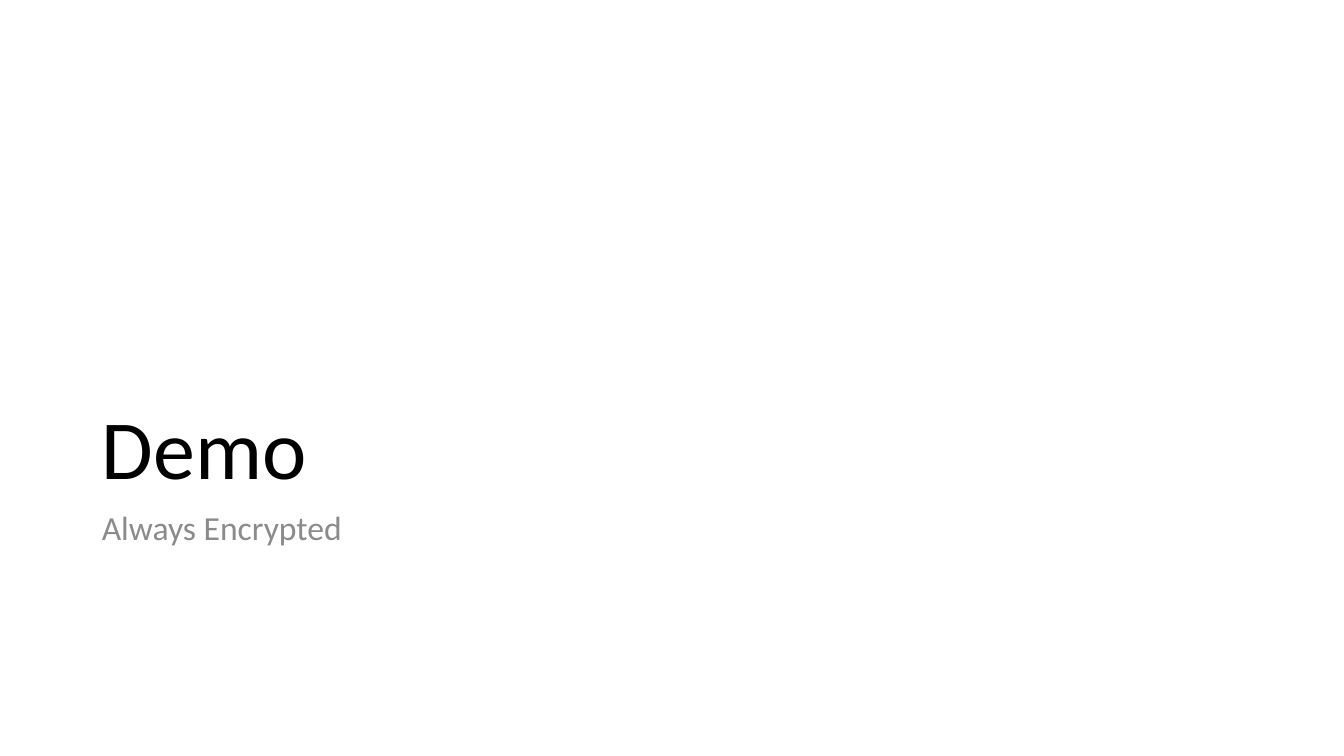
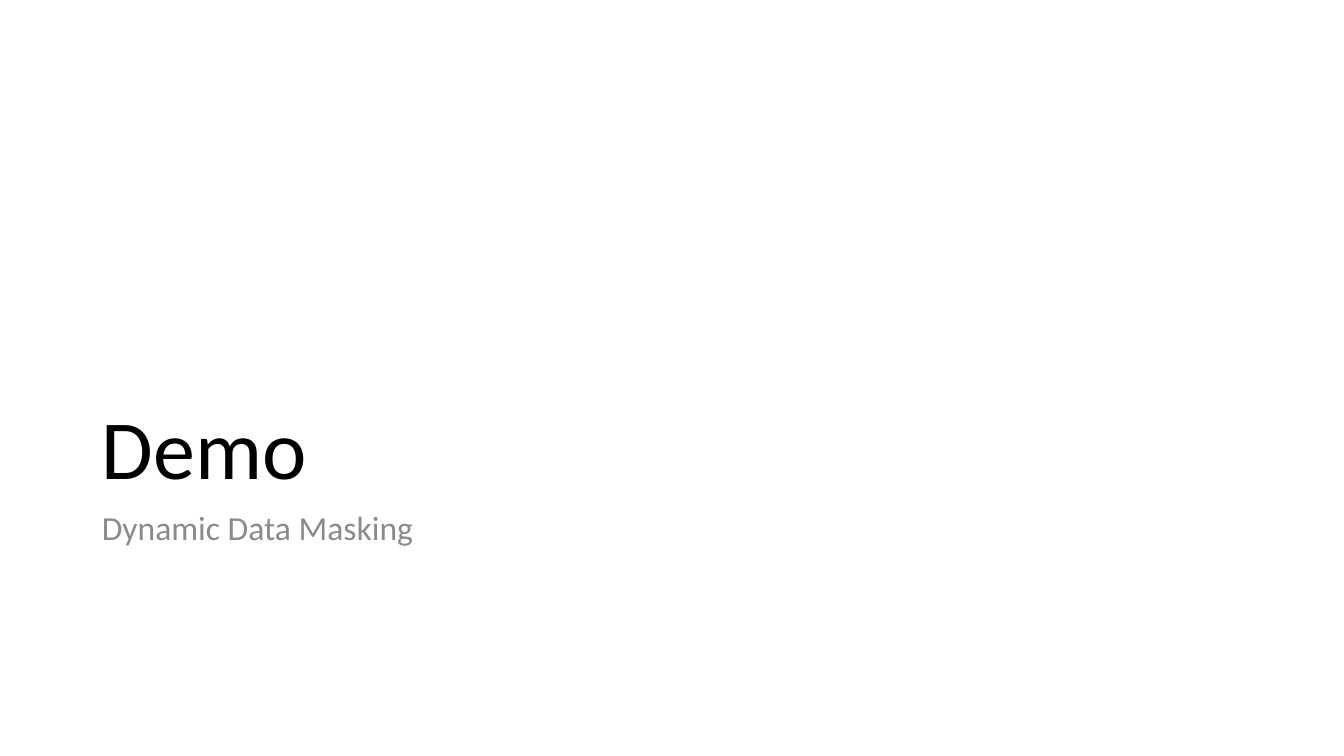
Before and after one commit to way0utwest/EndtoEndEncryptedSQL2016, a slide deck: slide 22 of Getting Started with Encryption in SQL 2016.pptx. Drawn at 1344x756 pixels with LibreOffice and Linux fonts; fonts in the diff are those of the drawing. Boxes give left, top, right and bottom in pixels: in the first picture for what was removed or moved away, otherwise in the second. Text is boxed around its words. In the diff, an @@ line names an element or a change of style, - is before the commit and + after.

```diff
--- a/Getting Started with Encryption in SQL 2016.pptx
+++ b/Getting Started with Encryption in SQL 2016.pptx
@@ text at <box>102,516,413,546</box>: text changed @@
-Always Encrypted
+Dynamic Data Masking
```
Also in this commit, not shown: 1 other slide changed, 2 slides added.
